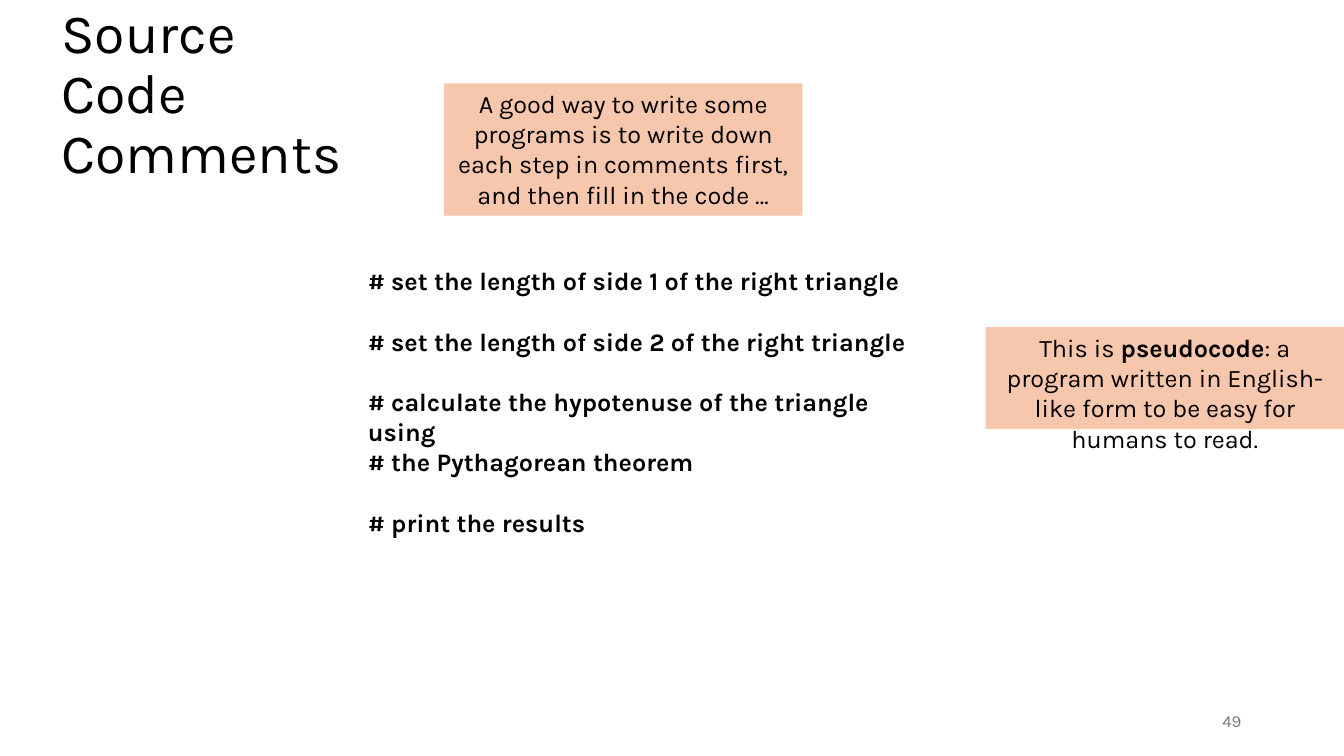
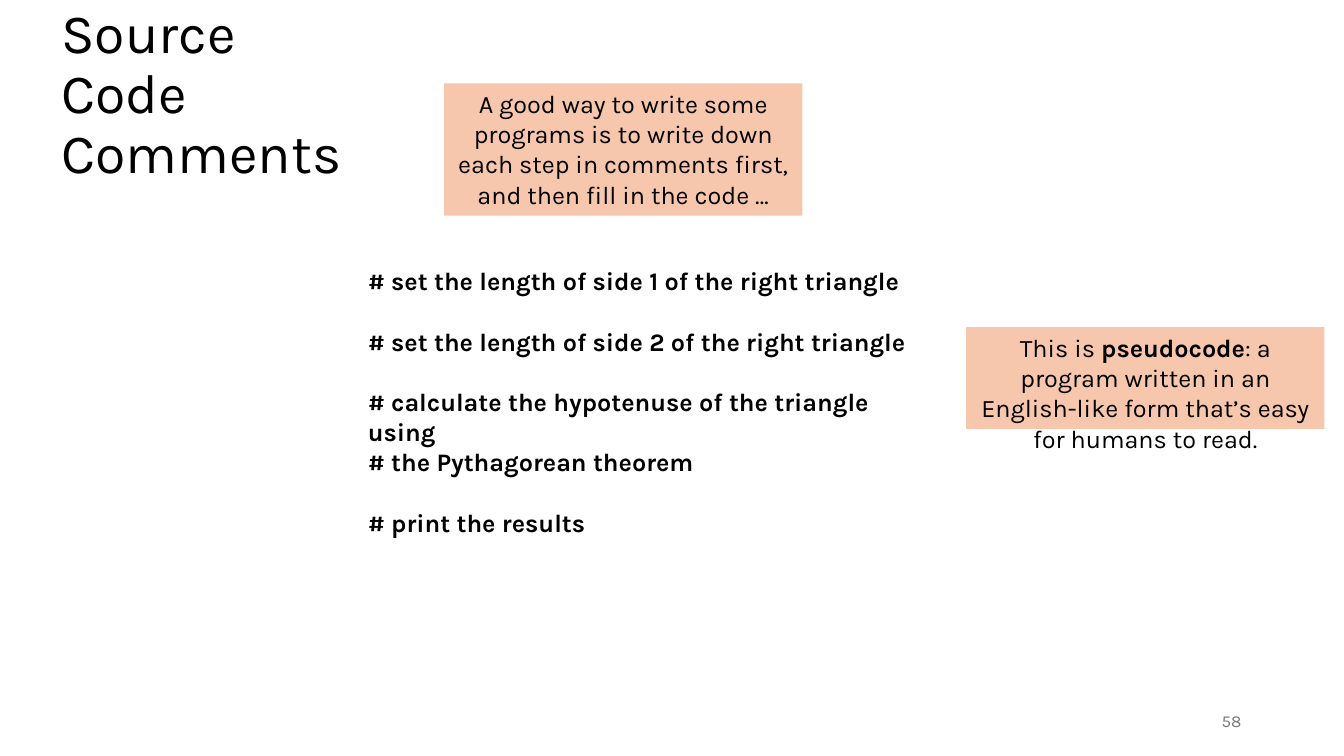
Before and after one commit to tjd1234/cmpt120spring2026, a slide deck: slide 58 of lecture_notes/chapter2/chapter2.pptx (slide 49 before the commit). Drawn at 1344x756 pixels with LibreOffice and Linux fonts; fonts in the diff are those of the drawing. Boxes give left, top, right and bottom in pixels: in the first picture for what was removed or moved away, otherwise in the second. Text is boxed around its words. In the diff, an @@ line names an element or a change of style, - is before the commit and + after.

```diff
--- a/lecture_notes/chapter2/chapter2.pptx
+++ b/lecture_notes/chapter2/chapter2.pptx
@@ rectangle "This is pseudocode: a program ..." moved from (x1=986, y1=328, x2=1344, y2=430) to (x1=967, y1=328, x2=1325, y2=430) @@
@@ text in rectangle at (x1=981, y1=339, x2=1309, y2=449): text changed @@
-This is pseudocode: a program written in English-like form to be easy for humans to read.
+This is pseudocode: a program written in an English-like form that’s easy for humans to read.
@@ page number at (x1=1222, y1=716, x2=1242, y2=727): text changed @@
-49
+58
```
Also in this commit, not shown: 14 other slides changed, 10 slides added, 34 other files.
